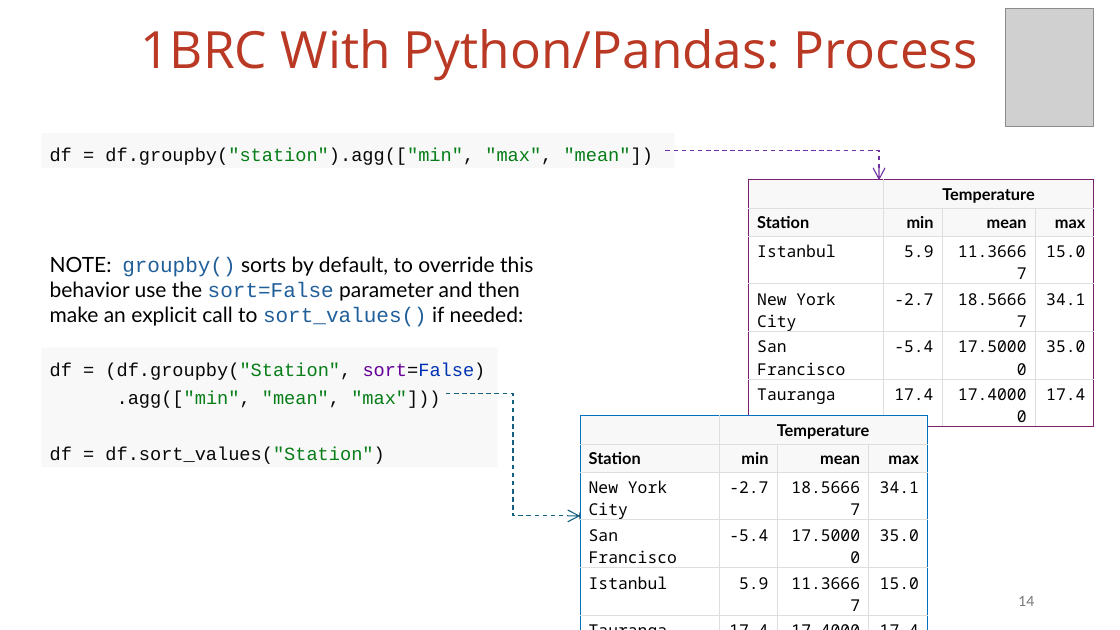
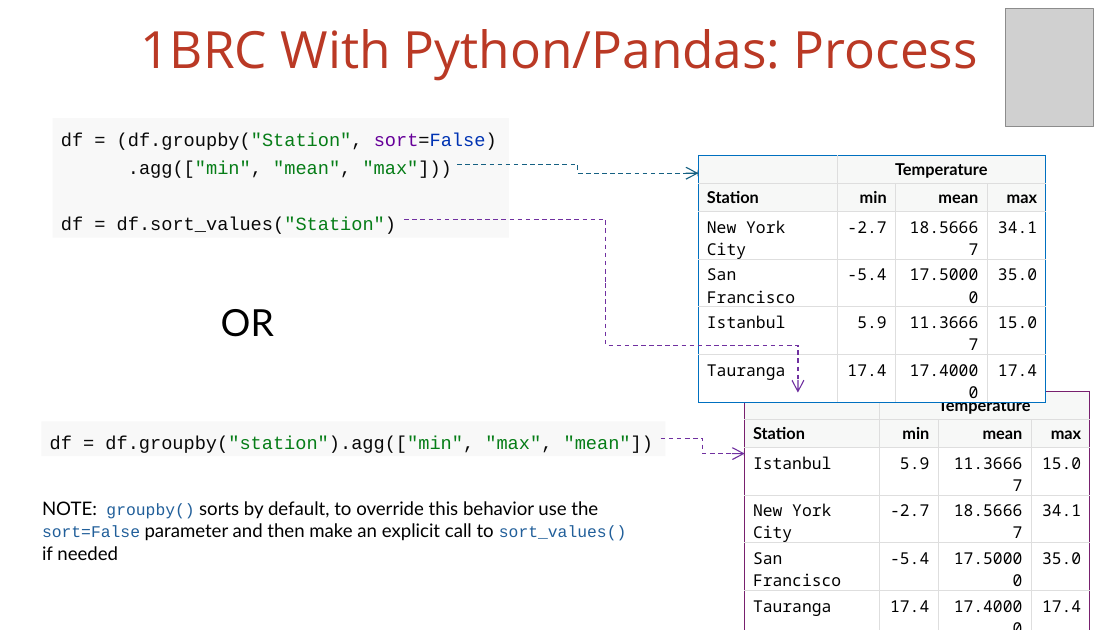
Before and after one commit to vmzakharov/missing-dataframe-talk, a slide deck: slide 14 of presentation/Missing_Dataframe_Long.pptx. Drawn at 1120x630 pixels with LibreOffice and Linux fonts; fonts in the diff are those of the drawing; grey boxes stand for pictures. Boxes give left, top, right and bottom in pixels: in the first picture for what was removed or moved away, otherwise in the second. Text is boxed around its words. In the diff, an @@ line names an element or a change of style, - is before the commit and + after.

```diff
--- a/presentation/Missing_Dataframe_Long.pptx
+++ b/presentation/Missing_Dataframe_Long.pptx
@@ rectangle "df = (df.groupby("Station", sort=False) .agg(["min", ...": place and size @@
-rectangle "df = (df.groupby("Station", sort=False) .agg(["min", ..." at [41, 348, 497, 467]
+rectangle "df = (df.groupby("Station", sort=False) .agg(["min", ..." at [53, 118, 509, 238]
@@ elbow arrow moved from (446, 394) - (581, 516) to (457, 165) - (698, 173) @@
@@ ellipse: place and size @@
-ellipse at [581, 505, 602, 526]
+ellipse at [698, 162, 719, 183]
@@ table: place and size @@
-table at [581, 416, 928, 593]
+table at [699, 155, 1046, 384]
@@ elbow line added from (404, 219) to (606, 283), #7030A0 1 pt dashed @@
@@ freeform shape added at [599, 283, 606, 300], fill #FFFFFF, outline #FFFFFF 1.5 pt @@
@@ elbow arrow added from (606, 283) to (798, 392), #7030A0 1 pt dashed @@
@@ text added at [221, 309, 274, 337], 32 pt, text #000000 @@
+OR
@@ table: place and size @@
-table at [749, 180, 1094, 408]
+table at [744, 392, 1090, 620]
@@ ellipse added at [787, 392, 808, 413], fill #156082, outline #092A39 1.5 pt @@
@@ rectangle "df = df.groupby("station").agg(["min", "max", "mean"])": place and size @@
-rectangle "df = df.groupby("station").agg(["min", "max", "mean"])" at [41, 134, 675, 168]
+rectangle "df = df.groupby("station").agg(["min", "max", "mean"])" at [41, 422, 665, 456]
@@ elbow arrow moved from (665, 150) - (880, 181) to (660, 439) - (744, 454) @@
@@ ellipse: place and size @@
-ellipse at [869, 181, 890, 202]
+ellipse at [744, 443, 765, 464]
@@ text at [42, 501, 626, 560]: text changed; size 18 to 16 pt @@
-NOTE: groupby() sorts by default, to override this behavior use the sort=False parameter and then make an explicit call to sort_values() if needed:
+NOTE: groupby() sorts by default, to override this behavior use the sort=False parameter and then make an explicit call to sort_values() if needed
```
Also in this commit, not shown: 4 other slides changed, 2 other files.
